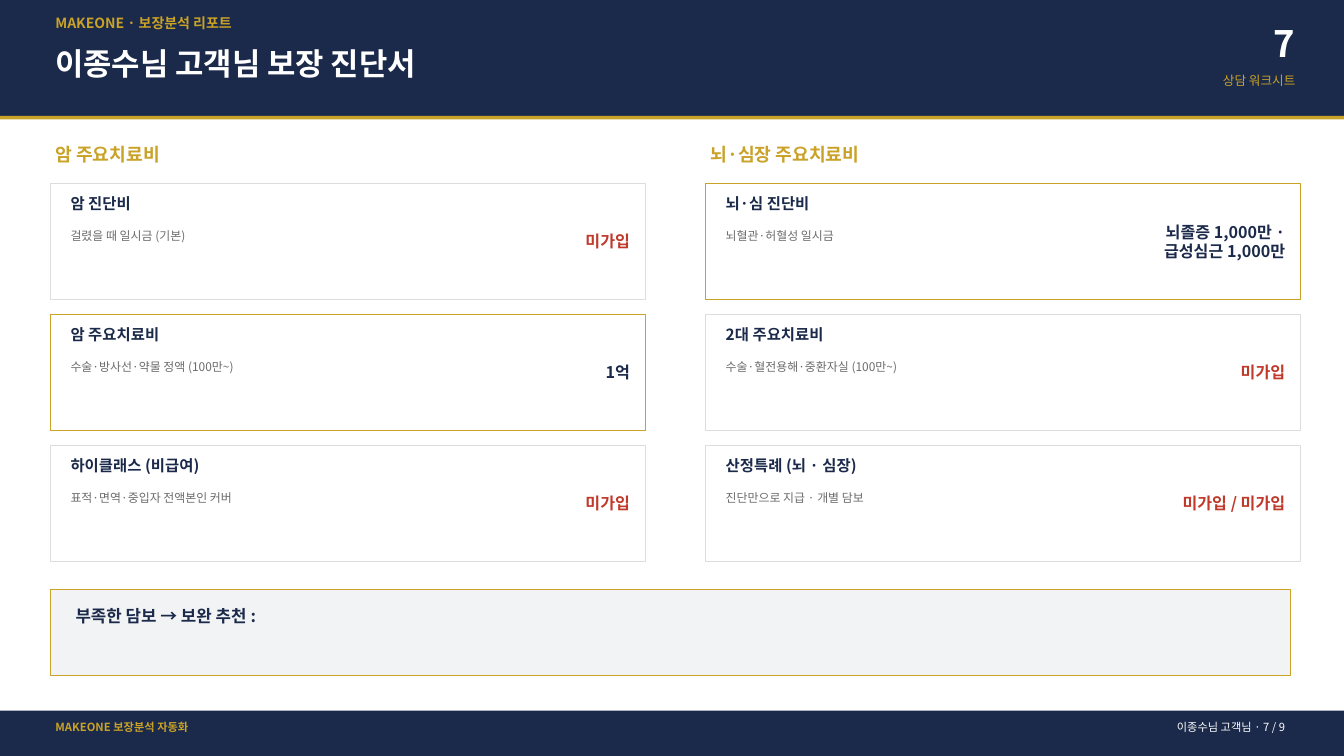
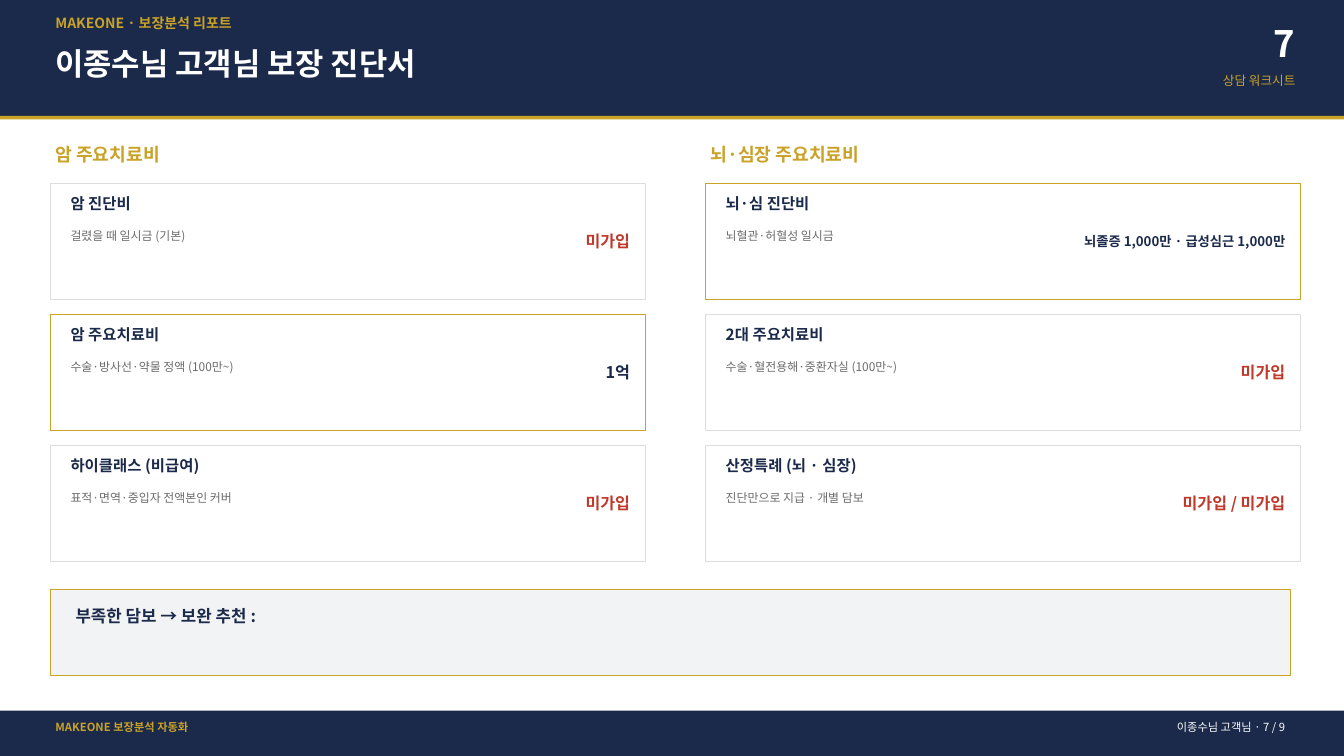
Before and after one commit to bokkile83-ui/barum-bunseok-backend, a slide deck: slide 8 of 보장설명서_이종수님_편집가능.pptx. Drawn at 1344x756 pixels with LibreOffice and Linux fonts; fonts in the diff are those of the drawing. Boxes give left, top, right and bottom in pixels: in the first picture for what was removed or moved away, otherwise in the second. Text is boxed around its words. In the diff, an @@ line names an element or a change of style, - is before the commit and + after.

```diff
--- a/보장설명서_이종수님_편집가능.pptx
+++ b/보장설명서_이종수님_편집가능.pptx
@@ text "뇌졸증 1,000만 · 급성심근 1,000만": place and size @@
-text "뇌졸증 1,000만 · 급성심근 1,000만" at (1164, 224, 1285, 260)
+text "뇌졸증 1,000만 · 급성심근 1,000만" at (1084, 235, 1285, 249)
@@ text "뇌졸증 1,000만 · 급성심근 1,000만" at (1084, 235, 1285, 249): size 11.5 to 9.5 pt @@
```
Also in this commit, not shown: 2 other slides changed, 4 other files.
